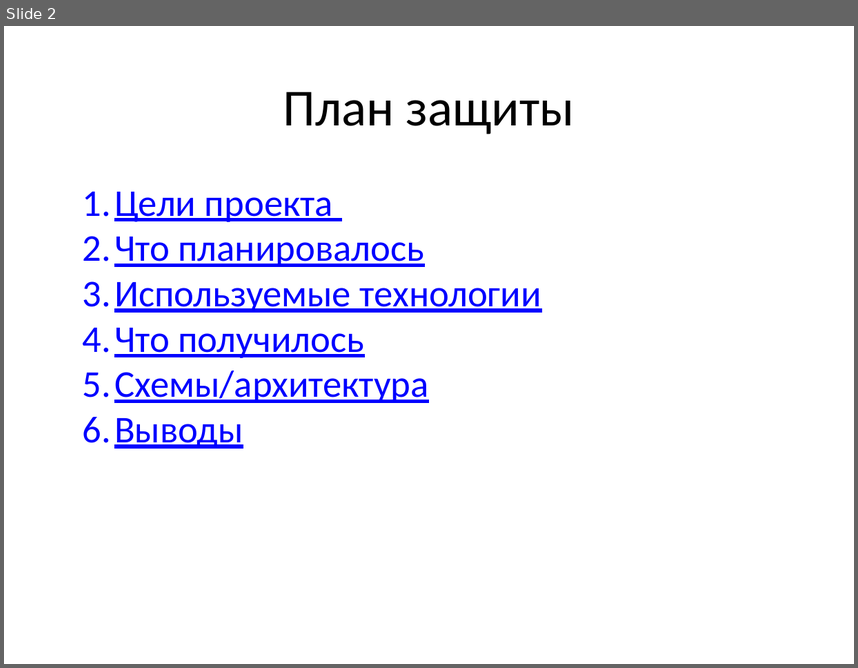
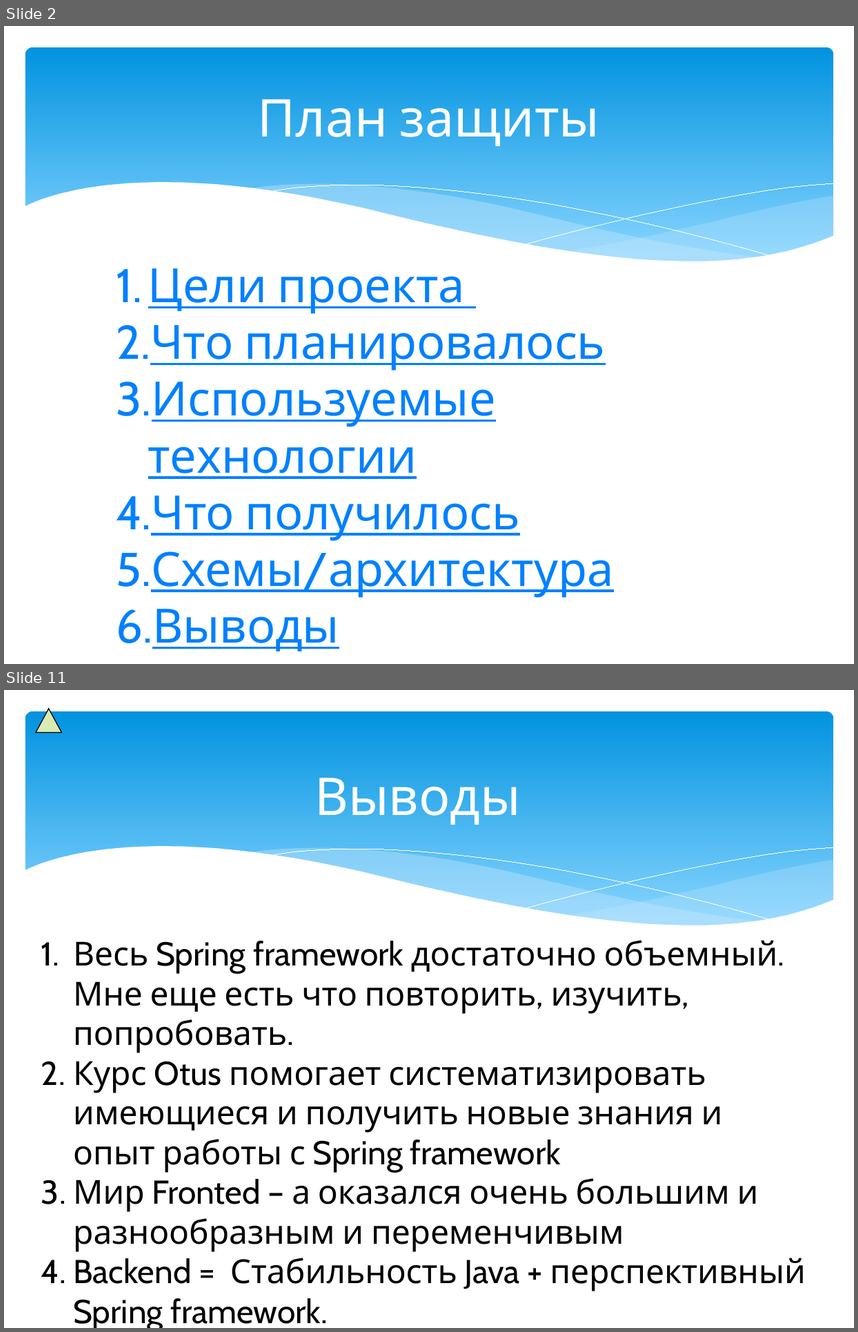
Before and after one commit to pavel-golovchan/2021-05-otus-spring, a slide deck: project-photo-blog/notes/prezentation.pptx. Shown one above the other, each under a label of ours: slide 2 before the commit, slides 2 and 11 after it; the slides between them are not shown. The pictures are 858x668 and 858x1332 pixels, drawn with LibreOffice and Linux fonts; fonts in the diff are those of the drawing. Boxes give left, top, right and bottom in pixels: in the first picture for what was removed or moved away, otherwise in the second. Text is boxed around its words. In the diff, an @@ line names an element or a change of style, - is before the commit and + after.

```diff
--- a/project-photo-blog/notes/prezentation.pptx
+++ b/project-photo-blog/notes/prezentation.pptx
@@ slide 11 added at <box>4,690,854,1328</box>, background #FFFFFF; not listed: 6 template elements that a slide beside it also shows @@
@@ freeform shape added at <box>36,709,61,733</box>, fill #D8EBB3, outline #000000 0.75 pt @@
@@ title added at <box>314,778,521,825</box>, 44 pt, text #FFFFFF @@
+Выводы
@@ text added at <box>73,940,806,1291</box>, 28 pt, text #000000 @@
+1. Весь Spring framework достаточно объемный. Мне еще есть что повторить, изучить, попробовать.
+2. Курс Otus помогает систематизировать имеющиеся и получить новые знания и опыт работы с Spring framework
+3. Мир Fronted – а оказался очень большим и разнообразным и переменчивым
+4. Backend = Стабильность Java + перспективный Spring framework.
@@ slide 2 changed as well @@
@@ rounded rectangle added at <box>25,47,833,276</box>, fill gradient #0293E0 to #83D3FE @@
@@ title "План защиты": place and size @@
-title "План защиты" at <box>283,92,575,134</box>
+title "План защиты" at <box>258,99,599,146</box>
@@ title "План защиты" at <box>258,99,599,146</box>: font Calibri to Cabin, text colour #000000 to #FFFFFF @@
@@ group added at <box>23,183,835,305</box>: 5 freeform shapes @@
@@ text "Цели проекта": place and size @@
-text "Цели проекта" at <box>83,191,542,448</box>
+text "Цели проекта" at <box>116,268,614,651</box>
@@ text "Цели проекта" at <box>116,268,614,651</box>: size 32 to 40 pt, font Calibri to Cabin, text colour #0000FF to #0080FF @@
```
Also in this commit, not shown: 2 other slides changed, 7 other slides added, 5 slides removed, 7 other files.
